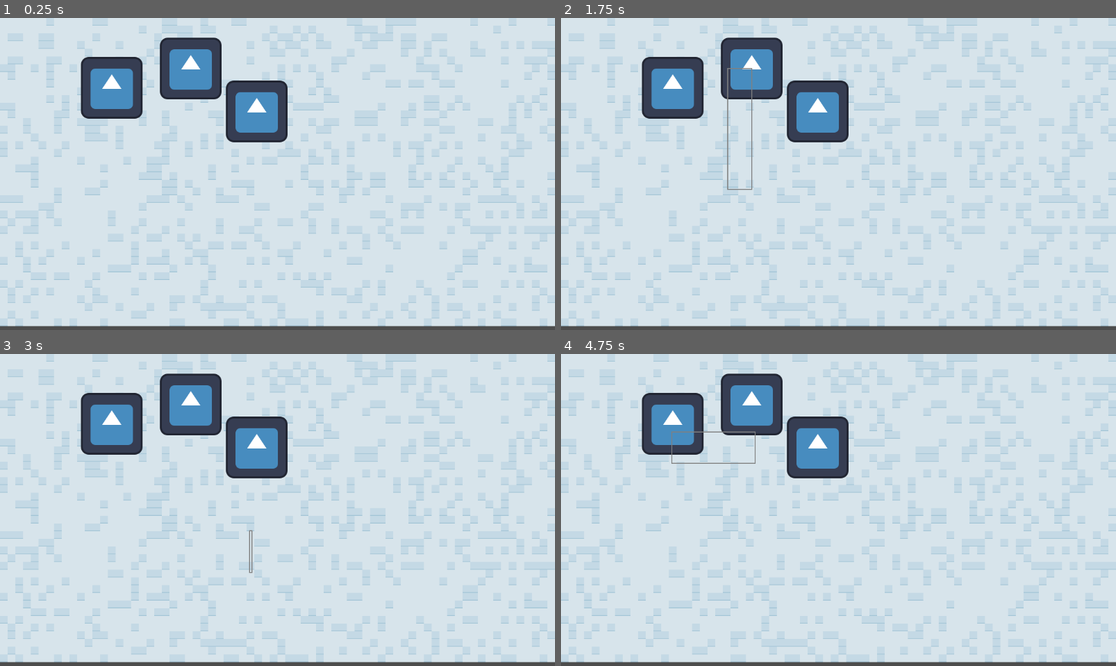
Above: before the commit, frames 1-4 (two rows, left to right).
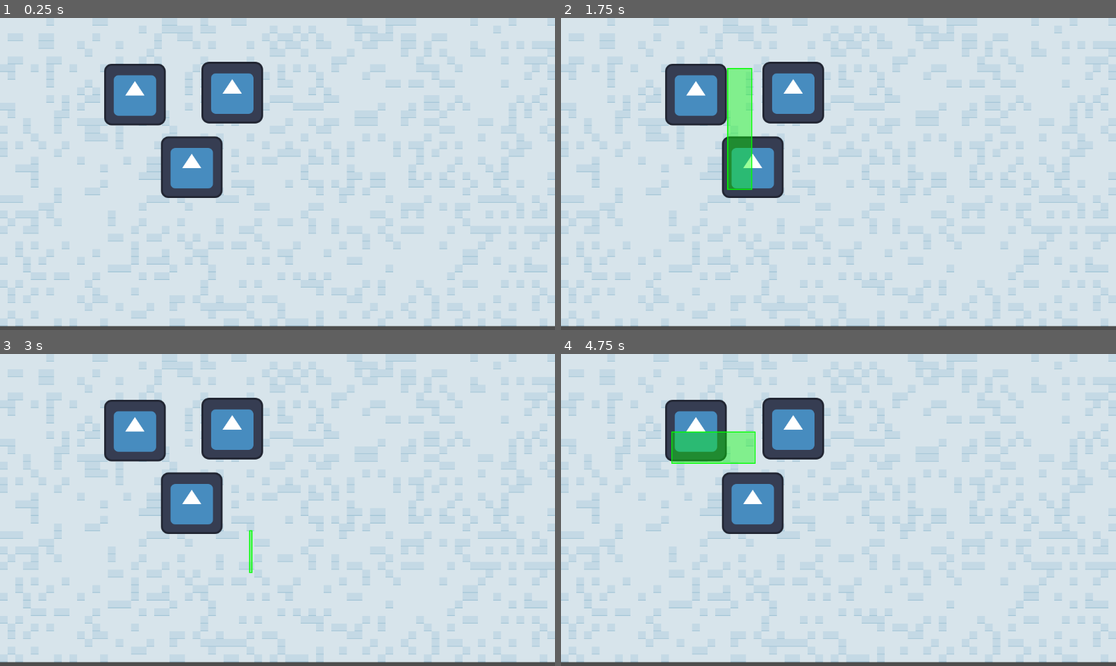
Above: after the commit, the same moments.

Repository: Komiyaki/CookingRTS
Game: Godot game, scene res://Scenes/Game/game_scene.tscn
Two runs of this game, one before a commit and one after it. Both use one fixed random seed, a clock stepped at 60 frames per second and the inputs below. The engine's default icon, where the game draws it, is replaced by a stand-in: a white triangle on a blue panel in a dark square.
Inputs (mouse positions are in pixels of both pictures, inside the frame that each line leads up to):
- Up to frame 1 (0.25 s): no input
- Up to frame 2 (1.75 s): tap Enter at 0.5 s; move the mouse to (960, 158) at 0.52 s; hold Shift 0.53-1.25 s; click (960, 158) at 0.67 s; tap Space at 1.25 s; drag from (727, 189) to (749, 67) at 1.27 s
- Up to frame 3 (3 s): move the mouse to (333, 441) at 2.02 s; hold Shift 2.03-2.75 s; click (333, 441) at 2.17 s; tap Enter at 2.75 s; drag from (249, 572) to (255, 447) at 2.77 s
- Up to frame 4 (4.75 s): move the mouse to (1005, 556) at 3.52 s; hold Shift 3.53-4.25 s; click (1005, 556) at 3.67 s; tap Space at 4.25 s; drag from (672, 463) to (755, 432) at 4.27 s

The runs differ from the first frame. In frame 1, 9.6% of the frame differs, in the area x 14-52%, y 6-58%; in frame 2, 10%; in frame 3, 9.7%; in frame 4, 10%.

Commit message:
Redid the selection

Diff:
--- a/Scenes/Game/game_scene.tscn
+++ b/Scenes/Game/game_scene.tscn
@@ -4,8 +4,9 @@
 [ext_resource type="PackedScene" uid="uid://sck6tmm11m34" path="res://Scenes/Systems/Pooler/carried_object.tscn" id="2_2jp0x"]
 [ext_resource type="Texture2D" uid="uid://34bswe7d45e6" path="res://icon.svg" id="2_ihfs7"]
 [ext_resource type="Script" uid="uid://bkqtct8ws50cu" path="res://Scenes/Systems/Pooler/carried_object_pooler.gd" id="3_3iobd"]
-[ext_resource type="Script" uid="uid://81nlhqlit4j8" path="res://Scenes/Game/selection_rect.gd" id="3_ihfs7"]
+[ext_resource type="Script" uid="uid://csq3jirq3fpmg" path="res://Scenes/Game/test_1.gd" id="5_u63k7"]
 [ext_resource type="Script" uid="uid://ccls4ar2wll7w" path="res://Scenes/Systems/game_manager.gd" id="6_8jgro"]
+[ext_resource type="Script" uid="uid://dh3qds0vllotc" path="res://Scenes/Game/unit_selector.gd" id="6_m6pt0"]
 
 [sub_resource type="GDScript" id="GDScript_c53t7"]
 
@@ -287,44 +288,12 @@
 [sub_resource type="TileSet" id="TileSet_ihfs7"]
 sources/0 = SubResource("TileSetAtlasSource_c53t7")
 
-[sub_resource type="RectangleShape2D" id="RectangleShape2D_ihfs7"]
-
 [node name="GameLevel" type="Node2D" unique_id=1040344810]
 script = SubResource("GDScript_c53t7")
 
 [node name="TileMapLayer" type="TileMapLayer" parent="." unique_id=1238224439]
 tile_map_data = PackedByteArray("AAAAAAAAAAAMAAMAAAAAAAEAAAAMAAMAAAAAAAIAAAAMAAMAAAAAAAMAAAAMAAMAAAAAAAQAAAAMAAMAAAAAAA …(46000 unchanged characters)…
 tile_set = SubResource("TileSet_ihfs7")
-
-[node name="Area2D" type="Area2D" parent="." unique_id=614769482]
-position = Vector2(396, 105)
-
-[node name="Sprite2D" type="Sprite2D" parent="Area2D" unique_id=1296406981]
-texture = ExtResource("2_ihfs7")
-
-[node name="CollisionShape2D" type="CollisionShape2D" parent="Area2D" unique_id=1710732955]
-shape = SubResource("RectangleShape2D_ihfs7")
-
-[node name="Area2D2" type="Area2D" parent="." unique_id=303743378]
-position = Vector2(533, 194)
-
-[node name="Sprite2D" type="Sprite2D" parent="Area2D2" unique_id=18838793]
-texture = ExtResource("2_ihfs7")
-
-[node name="CollisionShape2D" type="CollisionShape2D" parent="Area2D2" unique_id=475467618]
-shape = SubResource("RectangleShape2D_ihfs7")
-
-[node name="Area2D3" type="Area2D" parent="." unique_id=1279646178]
-position = Vector2(232, 145)
-
-[node name="Sprite2D" type="Sprite2D" parent="Area2D3" unique_id=703786751]
-texture = ExtResource("2_ihfs7")
-
-[node name="CollisionShape2D" type="CollisionShape2D" parent="Area2D3" unique_id=123770805]
-shape = SubResource("RectangleShape2D_ihfs7")
-
-[node name="SelectionRect" type="Node2D" parent="." unique_id=1108984876]
-script = ExtResource("3_ihfs7")
 
 [node name="CarriedObjectPooler" type="Node" parent="." unique_id=77116917 node_paths=PackedStringArray("game_manager")]
 script = ExtResource("3_3iobd")
@@ -335,3 +304,44 @@
 [node name="GameManager" type="Node" parent="." unique_id=1111724406]
 script = ExtResource("6_8jgro")
 metadata/_custom_type_script = "uid://ccls4ar2wll7w"
+
+[node name="Test1" type="Node2D" parent="." unique_id=864846428]
+position = Vector2(280, 159)
+script = ExtResource("5_u63k7")
+
+[node name="Sprite2D" type="Sprite2D" parent="Test1" unique_id=2044446889]
+texture = ExtResource("2_ihfs7")
+
+[node name="Selector" type="Line2D" parent="Test1" unique_id=380109030]
+points = PackedVector2Array(62, -59, 61, 61, -63, 62, -63, -60, 61, -60)
+width = 3.0
+default_color = Color(1, 1, 0.09411765, 1)
+
+[node name="Test3" type="Node2D" parent="." unique_id=2087328387]
+position = Vector2(398, 310)
+script = ExtResource("5_u63k7")
+
+[node name="Sprite2D" type="Sprite2D" parent="Test3" unique_id=1777921410]
+texture = ExtResource("2_ihfs7")
+
+[node name="Selector" type="Line2D" parent="Test3" unique_id=1574779053]
+points = PackedVector2Array(62, -59, 61, 61, -63, 62, -63, -60, 61, -60)
+width = 2.92
+default_color = Color(1, 1, 0.09411765, 1)
+
+[node name="Test2" type="Node2D" parent="." unique_id=1846173899]
+position = Vector2(482, 155)
+script = ExtResource("5_u63k7")
+
+[node name="Sprite2D" type="Sprite2D" parent="Test2" unique_id=1030591015]
+texture = ExtResource("2_ihfs7")
+
+[node name="Selector" type="Line2D" parent="Test2" unique_id=1793752271]
+points = PackedVector2Array(62, -59, 61, 61, -63, 62, -63, -60, 61, -60)
+width = 3.0
+default_color = Color(1, 1, 0.09411765, 1)
+
+[node name="UnitSelector" type="Control" parent="." unique_id=117457147]
+layout_mode = 3
+anchors_preset = 0
+script = ExtResource("6_m6pt0")
--- a/Scenes/Game/selection_rect.gd
+++ /dev/null
@@ -1,74 +0,0 @@
-extends Node2D
-
-var dragging := false
-var selected := []
-var drag_start := Vector2.ZERO
-var drag_end := Vector2.ZERO
-var select_rect := RectangleShape2D.new()
-
-const CLICK_THRESHOLD := 8.0
-
-func _unhandled_input(event):
-	if event is InputEventMouseButton and event.button_index == MOUSE_BUTTON_LEFT:
-		if event.pressed:
-			dragging = true
-			drag_start = get_global_mouse_position()
-			drag_end = drag_start
-			queue_redraw()
-		elif dragging:
-			dragging = false
-			drag_end = get_global_mouse_position()
-			var drag_distance := drag_start.distance_to(drag_end)
-			if drag_distance < CLICK_THRESHOLD:
-				_clear_selection()
-			else:
-				_select_objects()
-			queue_redraw()
-	if event is InputEventMouseMotion and dragging:
-		drag_end = get_global_mouse_position()
-		queue_redraw()
-
-
-func _draw() -> void:
-	if dragging:
-		var local_start := to_local(drag_start)
-		var local_end := to_local(drag_end)
-		var rect := Rect2(local_start, local_end - local_start).abs()
-		draw_rect(rect, Color(0.5, 0.5, 0.5), false, 2.0)
-	for obj in selected:
-		if not is_instance_valid(obj):
-			continue
-		_draw_highlight_around_object(obj)
-
-func _select_objects() -> void:
-	_clear_selection()
-	var rect := Rect2(drag_start, drag_end - drag_start).abs()
-	select_rect.size = rect.size
-	var query := PhysicsShapeQueryParameters2D.new()
-	query.shape = select_rect
-	query.transform = Transform2D(0.0, rect.get_center())
-	query.collide_with_areas = true
-	query.collide_with_bodies = true
-	var space := get_world_2d().direct_space_state
-	var hits := space.intersect_shape(query, 128)
-	for hit in hits:
-		var collider = hit["collider"]
-		selected.append(collider)
-	print(selected)
-
-func _clear_selection() -> void:
-	selected.clear()
-
-func _draw_highlight_around_object(obj: Node) -> void:
-	var collision_shape := obj.get_node_or_null("CollisionShape2D")
-	if collision_shape == null:
-		return
-	var shape = collision_shape.shape
-	if shape is RectangleShape2D:
-		var size: Vector2 = shape.size
-		var center := to_local(collision_shape.global_position)
-		var rect := Rect2(center - size / 2.0, size)
-		draw_rect(rect, Color(1.0, 1.0, 0.0), false, 3.0)
-	elif shape is CircleShape2D:
-		var center := to_local(collision_shape.global_position)
-		draw_arc(center, shape.radius, 0.0, TAU, 32, Color(1.0, 1.0, 0.0), 3.0)
--- /dev/null
+++ b/Scenes/Game/test_1.gd
@@ -0,0 +1,20 @@
+extends Node2D
+
+func _ready() -> void:
+	$Selector.hide()
+	add_to_group("selectable-units")
+
+
+func is_in_selection_box(box: Rect2) -> bool:
+	var screen_pos := get_global_transform_with_canvas().origin
+	return box.has_point(screen_pos)
+
+
+func select() -> void:
+	$Selector.show()
+	add_to_group("selected-units")
+
+
+func deselect() -> void:
+	$Selector.hide()
+	remove_from_group("selected-units")
--- /dev/null
+++ b/Scenes/Game/unit_selector.gd
@@ -0,0 +1,79 @@
+extends Control
+
+var selecting: bool = false
+var drag_start: Vector2
+var select_box: Rect2
+
+const CLICK_THRESHOLD := 8.0
+const CLICK_SELECT_SIZE := Vector2(24, 24)
+
+
+func _input(e: InputEvent) -> void:
+	if e is InputEventMouseButton and e.button_index == MOUSE_BUTTON_LEFT:
+		if e.pressed:
+			selecting = true
+			drag_start = e.position
+			select_box = Rect2(drag_start, Vector2.ZERO)
+			queue_redraw()
+
+		else:
+			selecting = false
+
+			var additive: bool = Input.is_key_pressed(KEY_SHIFT)
+
+			if drag_start.distance_to(e.position) < CLICK_THRESHOLD:
+				select_box = Rect2(
+					e.position - CLICK_SELECT_SIZE / 2.0,
+					CLICK_SELECT_SIZE
+				)
+			else:
+				var x_min = min(drag_start.x, e.position.x)
+				var y_min = min(drag_start.y, e.position.y)
+
+				select_box = Rect2(
+					x_min,
+					y_min,
+					max(drag_start.x, e.position.x) - x_min,
+					max(drag_start.y, e.position.y) - y_min
+				)
+
+			update_selected_units(additive)
+			queue_redraw()
+
+	elif selecting and e is InputEventMouseMotion:
+		var x_min = min(drag_start.x, e.position.x)
+		var y_min = min(drag_start.y, e.position.y)
+
+		select_box = Rect2(
+			x_min,
+			y_min,
+			max(drag_start.x, e.position.x) - x_min,
+			max(drag_start.y, e.position.y) - y_min
+		)
+
+		queue_redraw()
+
+
+func _draw() -> void:
+	if not selecting:
+		return
+
+	if select_box.size.length() < CLICK_THRESHOLD:
+		return
+
+	draw_rect(select_box, Color("#00ff0066"))
+	draw_rect(select_box, Color("#00ff00"), false, 2.0)
+
+
+func update_selected_units(additive: bool) -> void:
+	if not additive:
+		clear_selected_units()
+
+	for unit in get_tree().get_nodes_in_group("selectable-units"):
+		if unit.is_in_selection_box(select_box):
+			unit.select()
+
+
+func clear_selected_units() -> void:
+	for unit in get_tree().get_nodes_in_group("selected-units"):
+		unit.deselect()
Not shown, removed: Scenes/Game/selection_rect.gd.uid
Not shown, added: Scenes/Game/test_1.gd.uid
Not shown, added: Scenes/Game/unit_selector.gd.uid
